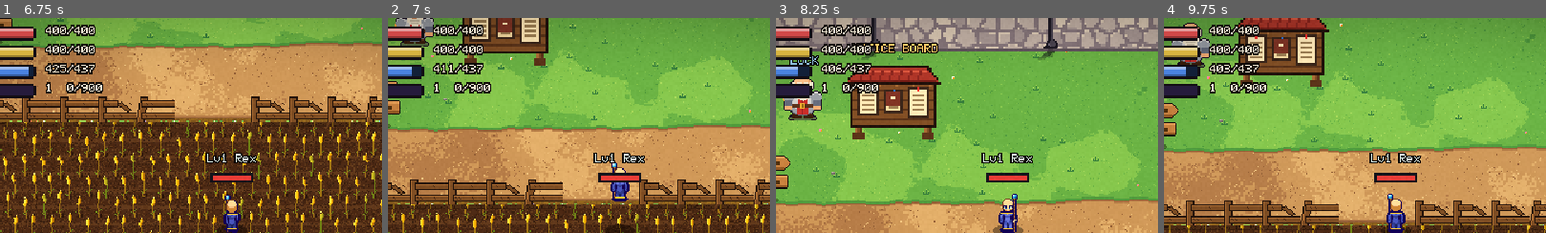
Above: before the commit, frames 1-4 (left to right).
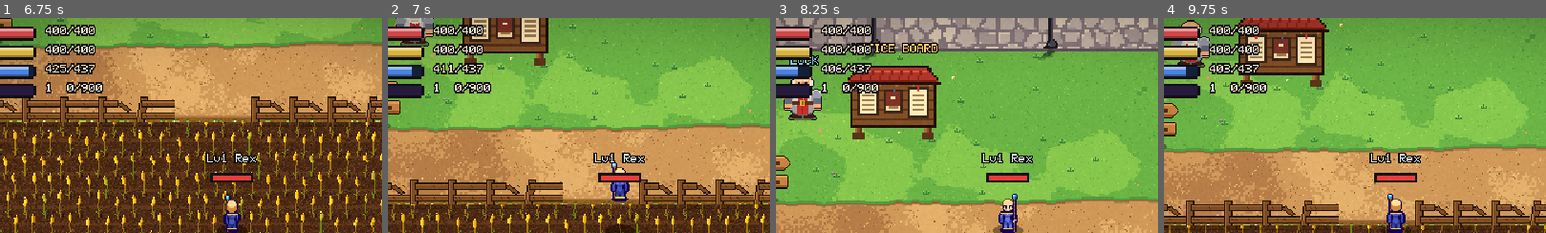
Above: after the commit, the same moments.

Repository: ivymiketwo/Dorkfall
Game: Godot game, scene res://scenes/main.tscn
Same seed, same stepped clock (60 frames per second), same inputs: the game is played once before the commit and once after it.
Inputs (mouse positions are % of the whole screen's width and height, from its top left):
- Up to frame 1 (6.75 s): tap Enter at 0.5 s; drag from (89, 94) to (60, 28) at 0.52 s; drag from (92, 67) to (45, 70) at 1.27 s; move the mouse to (60, 28) at 2.02 s; hold D (move_right) 2.03-2.75 s; hold F (interact) 2.03-2.75 s; drag from (45, 70) to (20, 35) at 2.77 s; move the mouse to (80, 65) at 3.52 s; hold A (move_left) 3.53-4.25 s; hold K (spellbook) 3.53-4.25 s; tap Space (jump) at 3.77, 4.07 s; drag from (20, 35) to (35, 25) at 4.27 s; move the mouse to (55, 50) at 5.02 s; hold S (move_down) 5.03-5.75 s; hold C (stats) 5.03-5.75 s; click (55, 50) at 5.17 s; drag from (35, 25) to (30, 55) at 5.77 s; move the mouse to (72, 45) at 6.52 s; hold W (move_up) from 6.53 s (still down); tap Keypad Enter at 6.6 s
- Up to frame 2 (7 s): keep holding W (move_up); tap Space (jump) at 6.77 s
- Up to frame 3 (8.25 s): tap Space (jump) at 7.07 s; release W (move_up) at 7.25 s; drag from (30, 55) to (12, 6) at 7.27 s; move the mouse to (60, 28) at 8.02 s; hold S (move_down) from 8.03 s (still down); tap X at 8.1 s
- Up to frame 4 (9.75 s): release S (move_down) at 8.75 s; drag from (45, 70) to (20, 35) at 8.77 s; move the mouse to (80, 65) at 9.52 s; hold W (move_up) from 9.53 s (still down); tap T at 9.6 s; click (80, 65) at 9.67 s
The pictures show only the part of the screen within x 20-70%, y 0-50%; the shares and areas given below are measured in that part.

Frame 1 is identical in both runs. In frame 2, 0.2% of the frame differs, in the area x 2-12%, y 0-8%; in frame 3, 0.4%, in the area x 2-12%, y 27-43%; in frame 4, 0.3%.

Commit message:
Luck idle animation: upper body bobs 1px
Co-Authored-By: Claude Sonnet 5.5 <noreply@anthropic.com>
Claude-Session: https://claude.ai/code/session_01UyEsHhhwY5pbE3D4yW6PxM

Diff:
--- a/scripts/luck.gd
+++ b/scripts/luck.gd
@@ -8,15 +8,43 @@
 const PX := 0.5
 const QUEST := "vorly"
 
+const BOB_PERIOD := 0.6        ## seconds per up/down step
+const SPLIT_ROW := 32          ## art row where the upper body ends (below the belt and hands)
+const OVERLAP := 4             ## rows the legs sprite shares with the upper body, so the seam never opens
+
 var _near := false
+var _upper: Sprite2D
+var _bob := 0.0
 
 
 func _ready() -> void:
 	add_to_group("interactables")
 	add_to_group("quest_giver_npc")
+	_split_sprite()
 
 
-func _process(_delta: float) -> void:
+## Idle animation: the sprite is cut in two so the upper body can bob 1px up and down.
+func _split_sprite() -> void:
+	var legs: Sprite2D = $Sprite2D
+	var tex := legs.texture
+	var h := tex.get_height()
+	legs.region_enabled = true
+	legs.region_rect = Rect2(0, SPLIT_ROW - OVERLAP, tex.get_width(), h - SPLIT_ROW + OVERLAP)
+	legs.offset = Vector2(0, -(h - SPLIT_ROW + OVERLAP) / 2.0)
+	_upper = Sprite2D.new()
+	_upper.texture = tex
+	_upper.scale = legs.scale
+	_upper.region_enabled = true
+	_upper.region_rect = Rect2(0, 0, tex.get_width(), SPLIT_ROW)
+	_upper.offset = Vector2(0, -(h - SPLIT_ROW / 2.0))
+	add_child(_upper)
+	_bob = randf() * BOB_PERIOD * 2.0
+
+
+func _process(delta: float) -> void:
+	_bob += delta
+	if _upper:
+		_upper.position.y = -1.0 if int(_bob / BOB_PERIOD) % 2 == 0 else 0.0
 	var player := Players.local(get_tree())
 	var near := player != null and global_position.distance_to(player.global_position) <= interact_range
 	if near != _near:
